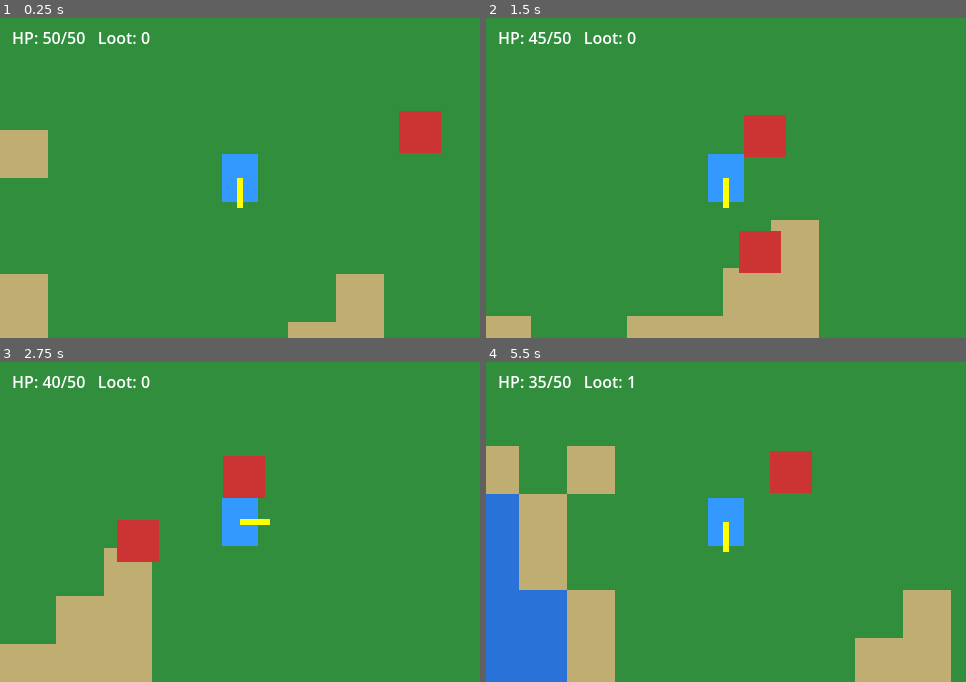
Above: before the commit, frames 1-4 (two rows, left to right).
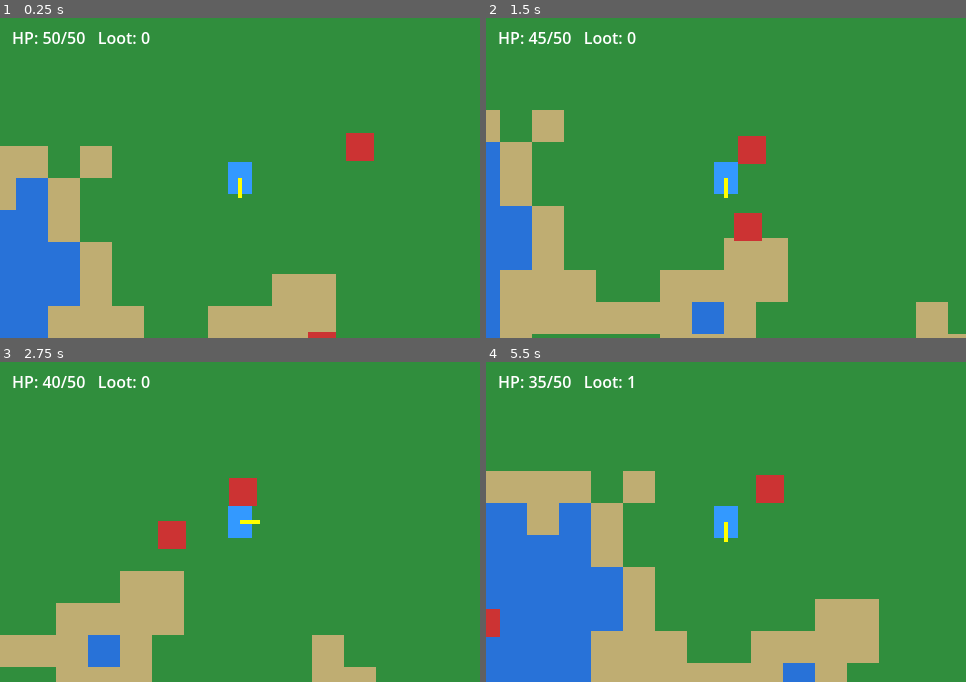
Above: after the commit, the same moments.

Repository: MysteriousSeal/ProjectInfinite
Game: Godot game, scene res://scenes/Main.tscn
Two runs of this game, one before a commit and one after it. Both use one fixed random seed, a clock stepped at 60 frames per second and the inputs below.
Inputs (mouse positions are in pixels of both pictures, inside the frame that each line leads up to):
- Up to frame 1 (0.25 s): no input
- Up to frame 2 (1.5 s): move the mouse to (831, 162) at 0.52 s; hold D 0.53-1.28 s; click (831, 162) at 0.67 s; tap Space at 0.77 s; move the mouse to (630, 194) at 1.27 s; hold S from 1.28 s (still down)
- Up to frame 3 (2.75 s): tap Space at 1.52 s; move the mouse to (288, 451) at 2.02 s; release S at 2.03 s; hold D from 2.03 s (still down)
- Up to frame 4 (5.5 s): move the mouse to (702, 586) at 2.77 s; release D at 2.78 s; hold W 2.78-3.53 s; click (702, 586) at 2.92 s; tap Space at 3.02, 3.77, 4.52 s; move the mouse to (870, 570) at 3.52 s; hold A 3.53-5.03 s; move the mouse to (582, 474) at 4.27 s; move the mouse to (750, 522) at 5.02 s; hold S from 5.03 s (still down); click (750, 522) at 5.17 s

The runs differ from the first frame. In frame 1, 20% of the frame differs, in the area x 0-92%, y 29-100%; in frame 2, 21%; in frame 3, 8.2%; in frame 4, 26%, in the area x 0-97%, y 26-100%.

Commit message:
Make water solid and match Emerald's 15x10 tile framing
Water tiles get a collision polygon on a world physics layer; player and
enemy masks now include it. Camera zoom 3 -> 2 so the viewport shows
15x10 tiles like Pokemon Emerald. The spawn area is forced to grass so a
random seed can't trap the player in water.

Diff:
--- a/scenes/Enemy.tscn
+++ b/scenes/Enemy.tscn
@@ -11,7 +11,7 @@
 
 [node name="Enemy" type="CharacterBody2D"]
 collision_layer = 4
-collision_mask = 2
+collision_mask = 3
 script = ExtResource("1_enemy")
 
 [node name="CollisionShape2D" type="CollisionShape2D" parent="."]
--- a/scenes/Player.tscn
+++ b/scenes/Player.tscn
@@ -11,7 +11,7 @@
 
 [node name="Player" type="CharacterBody2D"]
 collision_layer = 2
-collision_mask = 4
+collision_mask = 5
 script = ExtResource("1_player")
 
 [node name="CollisionShape2D" type="CollisionShape2D" parent="."]
@@ -30,4 +30,4 @@
 shape = SubResource("CircleShape2D_hitbox")
 
 [node name="Camera2D" type="Camera2D" parent="."]
-zoom = Vector2(3, 3)
+zoom = Vector2(2, 2)
--- a/scripts/ChunkManager.gd
+++ b/scripts/ChunkManager.gd
@@ -3,6 +3,14 @@
 const CHUNK_SIZE := 16
 const TILE_PX := 16
 const LOAD_RADIUS := 2
+const WORLD_COLLISION_LAYER := 1
+
+const GRASS_TILE := 0
+const WATER_TILE := 1
+const SAND_TILE := 2
+
+# Keeps the player's spawn area walkable so a random seed can't trap them in water.
+const SPAWN_CLEARANCE := 2
 
 @onready var tilemap: TileMap = $TileMap
 
@@ -27,8 +35,19 @@
 		atlas.create_tile(Vector2i(i, 0))
 	var tileset := TileSet.new()
 	tileset.tile_size = Vector2i(TILE_PX, TILE_PX)
+	tileset.add_physics_layer()
+	tileset.set_physics_layer_collision_layer(0, WORLD_COLLISION_LAYER)
 	tileset.add_source(atlas, 0)
+	_make_tile_solid(atlas, WATER_TILE)
 	tilemap.tile_set = tileset
+
+func _make_tile_solid(atlas: TileSetAtlasSource, tile_id: int) -> void:
+	var half := TILE_PX / 2.0
+	var tile_data := atlas.get_tile_data(Vector2i(tile_id, 0), 0)
+	tile_data.add_collision_polygon(0)
+	tile_data.set_collision_polygon_points(0, 0, PackedVector2Array([
+		Vector2(-half, -half), Vector2(half, -half), Vector2(half, half), Vector2(-half, half)
+	]))
 
 func follow(target: Node2D) -> void:
 	player = target
@@ -58,11 +77,13 @@
 			var wx := chunk.x * CHUNK_SIZE + lx
 			var wy := chunk.y * CHUNK_SIZE + ly
 			var n := noise.get_noise_2d(wx, wy)
-			var tile_id := 0
+			var tile_id := GRASS_TILE
 			if n < -0.3:
-				tile_id = 1
+				tile_id = WATER_TILE
 			elif n < -0.15:
-				tile_id = 2
+				tile_id = SAND_TILE
+			if absi(wx) <= SPAWN_CLEARANCE and absi(wy) <= SPAWN_CLEARANCE:
+				tile_id = GRASS_TILE
 			tilemap.set_cell(0, Vector2i(wx, wy), 0, Vector2i(tile_id, 0))
 	loaded_chunks[chunk] = true
 
